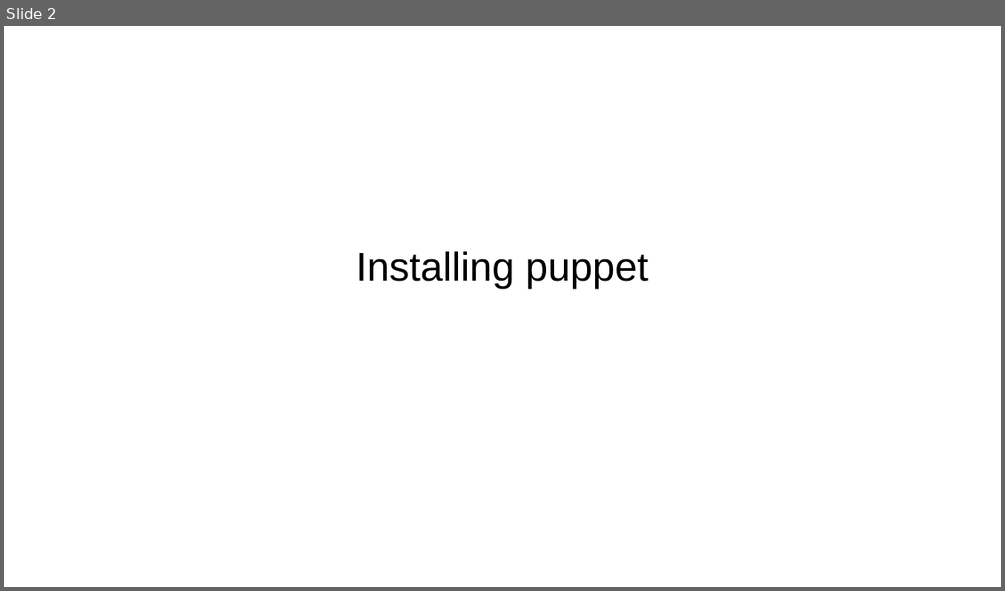
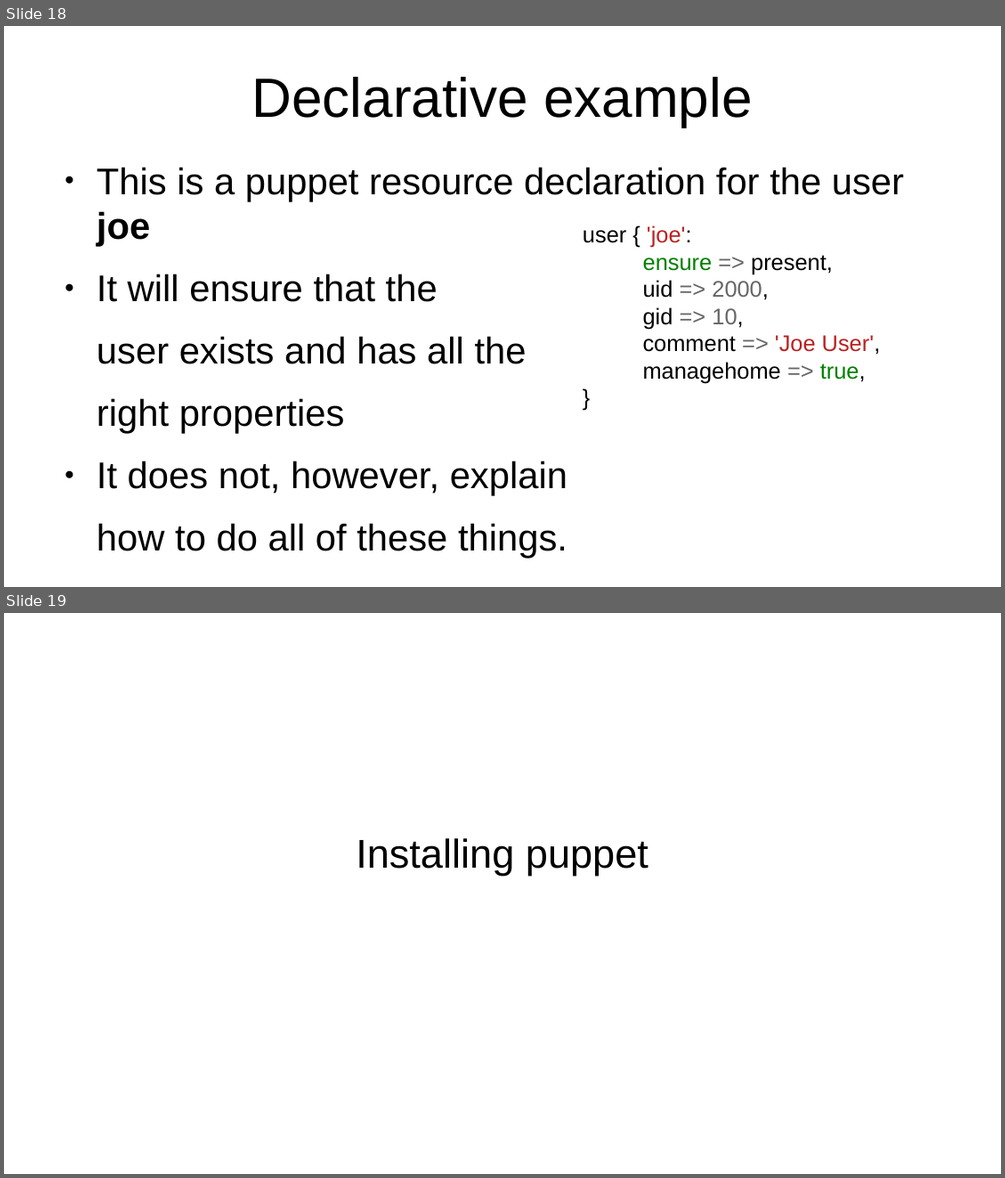
Before and after one commit to veltzer/teaching-puppet, a slide deck: slides.odp. Shown one above the other, each under a label of ours: slide 2 before the commit, slides 18 and 19 after it. The pictures are 1005x591 and 1005x1178 pixels, drawn with LibreOffice and Linux fonts; fonts in the diff are those of the drawing. Boxes give left, top, right and bottom in pixels: in the first picture for what was removed or moved away, otherwise in the second. Text is boxed around its words. In the diff, an @@ line names an element or a change of style, - is before the commit and + after.

```diff
--- a/slides.odp
+++ b/slides.odp
@@ slide 18 added at (4,26,1001,587), background #FFFFFF @@
@@ title added at (251,77,752,127), 44 pt, text #000000 @@
+Declarative example
@@ text added at (97,167,904,558), 29.6 pt, text #000000 @@
+● This is a puppet resource declaration for the user joe
+● It will ensure that the
+user exists and has all the
+right properties
+● It does not, however, explain
+how to do all of these things.
@@ text added at (582,225,881,383), 18 pt, text #000000 @@
+user { 'joe':
+ensure => present,
+uid => 2000,
+gid => 10,
+comment => 'Joe User',
+managehome => true,
+}
@@ what was slide 2 is now slide 19 @@
```
Also in this commit, not shown: 1 slide changed, 19 other slides added, 11 other files.
